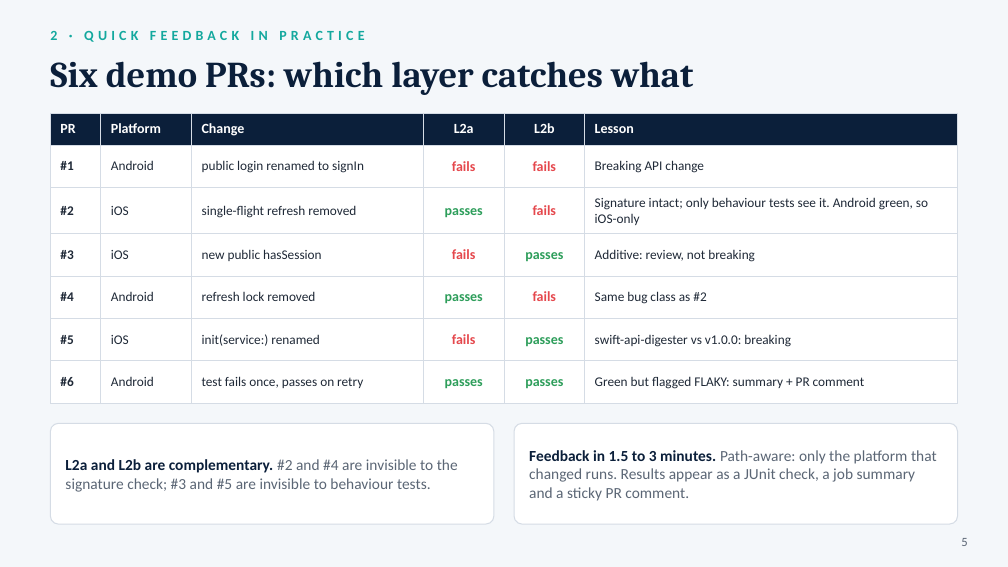
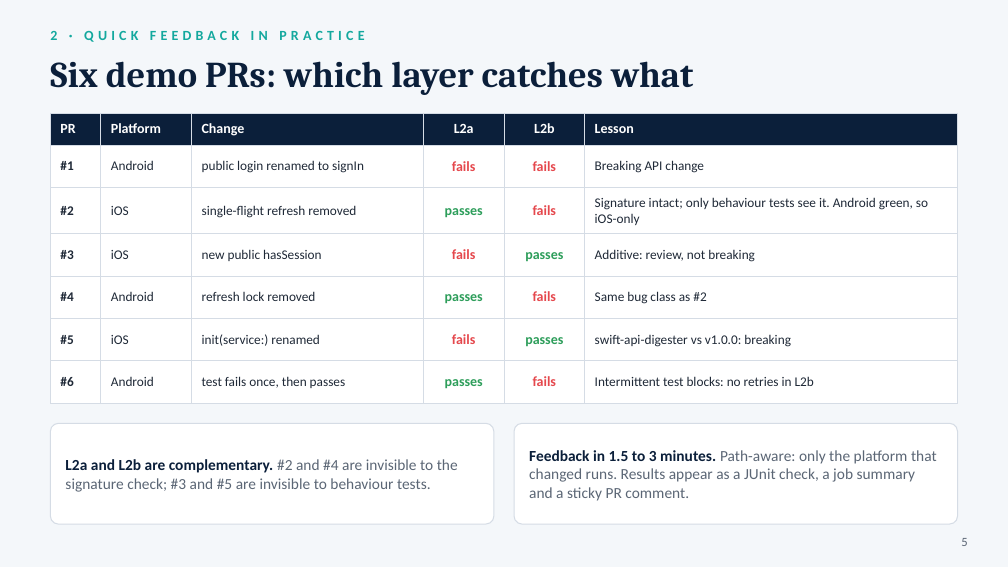
Before and after one commit to ricardorlg/sdk-qa-assignment, a slide deck: slide 5 of deliverables/SDK_QA_Strategy.pptx. Drawn at 1008x567 pixels with LibreOffice and Linux fonts; fonts in the diff are those of the drawing. Boxes give left, top, right and bottom in pixels: in the first picture for what was removed or moved away, otherwise in the second. Text is boxed around its words. In the diff, an @@ line names an element or a change of style, - is before the commit and + after.

```diff
--- a/deliverables/SDK_QA_Strategy.pptx
+++ b/deliverables/SDK_QA_Strategy.pptx
@@ table at [50, 113, 958, 393] @@
-row 7: #6 | Android | test fails once, passes on retry | passes | passes | Green but flagged FLAKY: summary + PR comment
+row 7: #6 | Android | test fails once, then passes | passes | fails | Intermittent test blocks: no retries in L2b
```
Also in this commit, not shown: 1 other slide changed, 17 other files.
